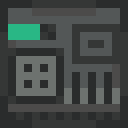
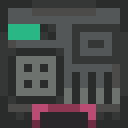
Two versions of the same layered image (128 × 128). Layer-by-layer changes:
added layer "data.back" above "back" over [32, 104, 96, 128]
